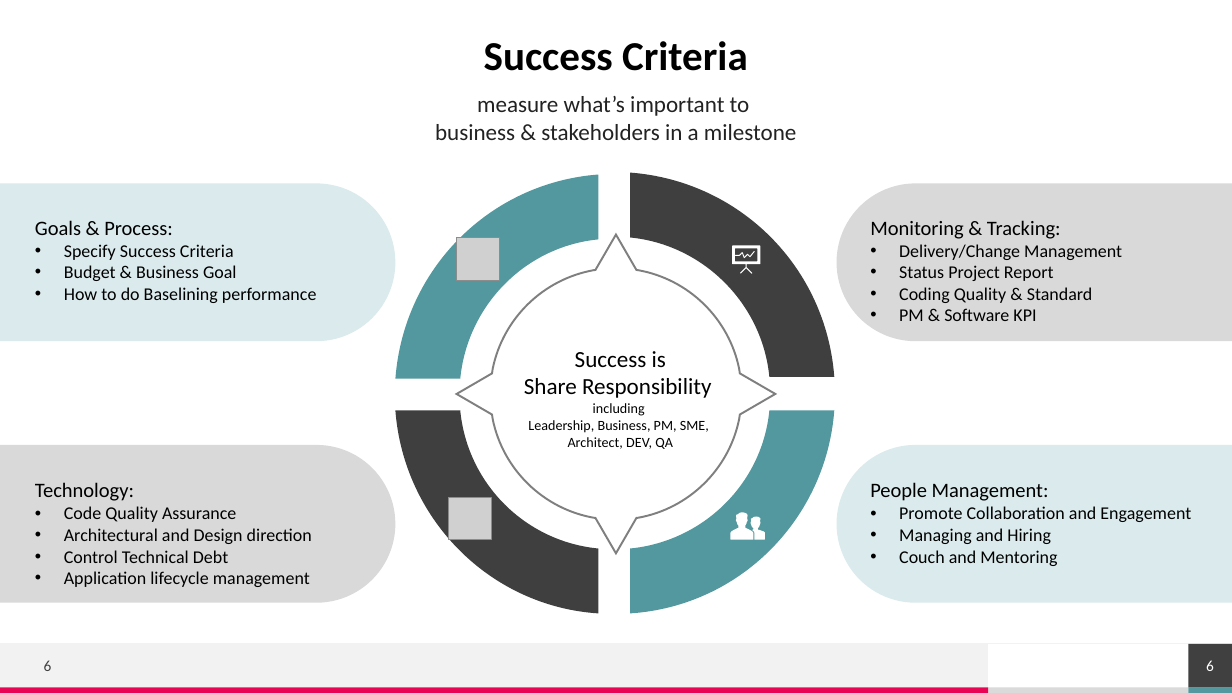
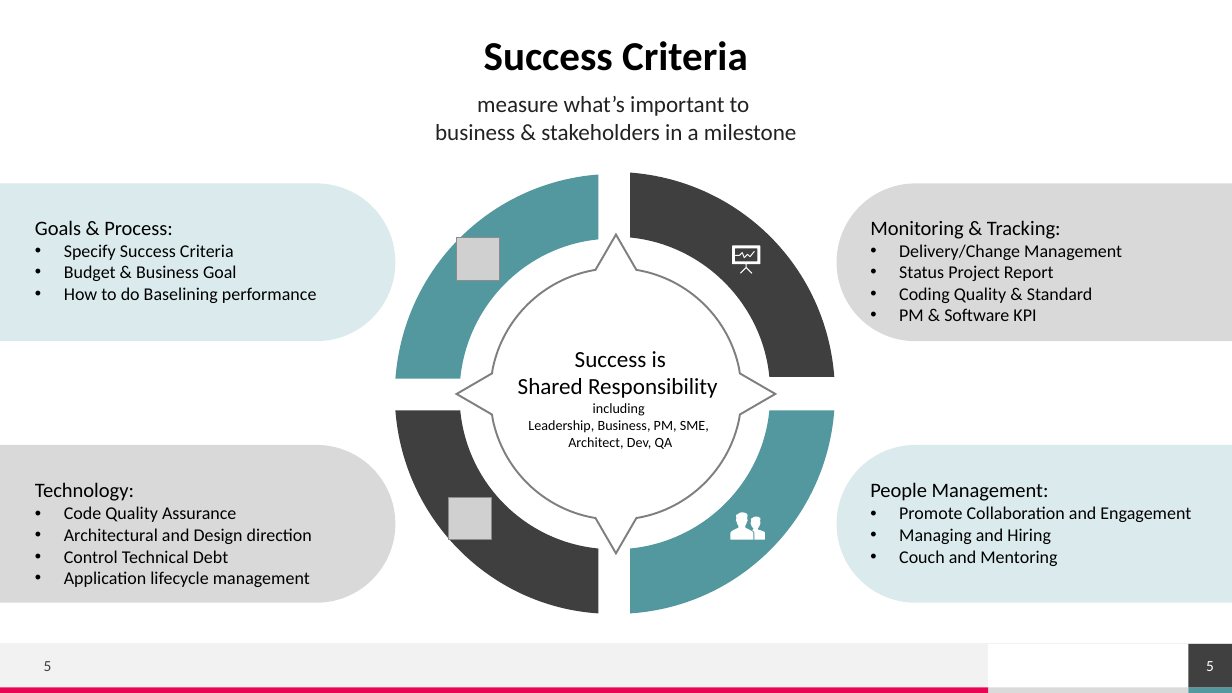
Before and after one commit to shadmehr/EmptyPython, a slide deck: slide 5 of Final - How to build a team.pptx (slide 6 before the commit). Drawn at 1232x693 pixels with LibreOffice and Linux fonts; fonts in the diff are those of the drawing; grey boxes stand for pictures; background and template pictures are left out. Boxes give left, top, right and bottom in pixels: in the first picture for what was removed or moved away, otherwise in the second. Text is boxed around its words. In the diff, an @@ line names an element or a change of style, - is before the commit and + after.

```diff
--- a/Final - How to build a team.pptx
+++ b/Final - How to build a team.pptx
@@ text at (518,351,717,449): text changed @@
-Success is
-Share Responsibility
-including
-Leadership, Business, PM, SME,
-Architect, DEV, QA
+Success is
+Shared Responsibility
+including
+Leadership, Business, PM, SME,
+Architect, Dev, QA
@@ page number at (44,661,52,671): text changed @@
-6
+5
@@ page number at (1206,661,1214,671): text changed @@
-6
+5
```
Also in this commit, not shown: 3 other slides changed, 1 slide removed.
